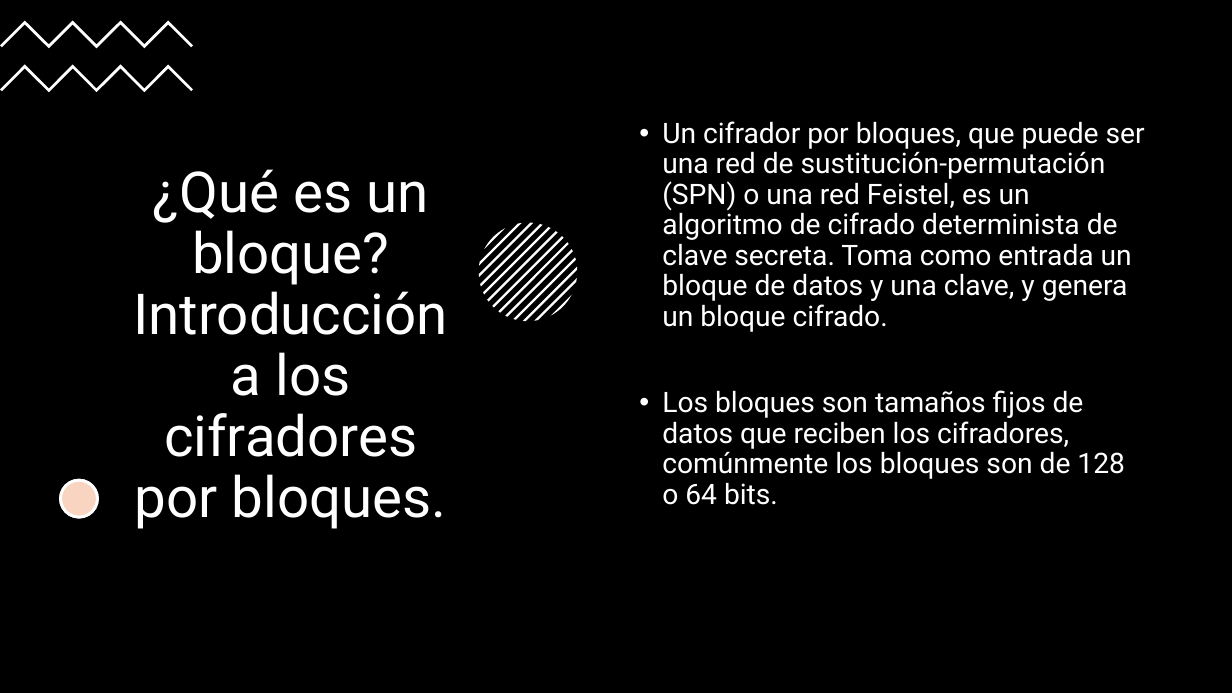
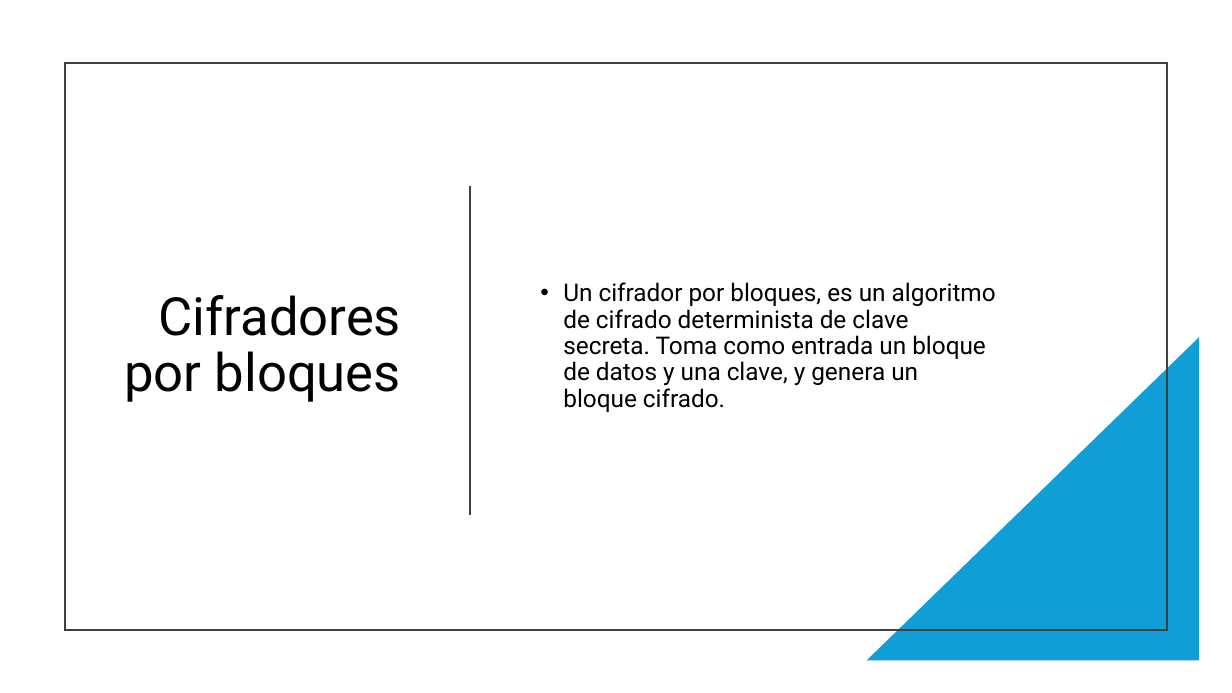
Before and after one commit to AlexPs06/CienciaViva2025-ICAP, a slide deck: slide 27 of Cifrado-Imagenes.pptx (slide 16 before the commit). Drawn at 1232x693 pixels with LibreOffice and Linux fonts; fonts in the diff are those of the drawing. Boxes give left, top, right and bottom in pixels: in the first picture for what was removed or moved away, otherwise in the second. Text is boxed around its words. In the diff, an @@ line names an element or a change of style, - is before the commit and + after.

```diff
--- a/Cifrado-Imagenes.pptx
+++ b/Cifrado-Imagenes.pptx
@@ freeform shape removed at bbox=[0, 20, 193, 48] @@
@@ freeform shape removed at bbox=[0, 65, 193, 92] @@
@@ rectangle: place and size @@
-rectangle at bbox=[0, 0, 1232, 693]
+rectangle at bbox=[65, 63, 1167, 629]
@@ rectangle at bbox=[65, 63, 1167, 629]: fill #000000 to none; outline none to #404040 1.5 pt @@
@@ text "Un cifrador por bloques, es ..." at bbox=[563, 282, 996, 412]: vertical alignment top to middle @@
@@ line added from (470, 188) to (470, 515), #404040 1.5 pt @@
@@ title at bbox=[124, 295, 401, 402]: text changed; size 44 to 41 pt; text colour #FFFFFF to #000000 @@
-¿Qué es un bloque? Introducción a los cifradores por bloques.
+Cifradores por bloques
@@ group removed at bbox=[479, 223, 578, 322]: 13 freeform shapes @@
@@ text at bbox=[563, 282, 996, 412]: text changed; size 22 to 19 pt; text colour #FFFFFF to #000000 @@
-• Un cifrador por bloques, que puede ser una red de sustitución-permutación (SPN) o una red Feistel, es un algoritmo de cifrado determinista de clave secreta. Toma como entrada un bloque de datos y una clave, y genera un bloque cifrado.
-• Los bloques son tamaños fijos de datos que reciben los cifradores, comúnmente los bloques son de 128 o 64 bits.
+• Un cifrador por bloques, es un algoritmo de cifrado determinista de clave secreta. Toma como entrada un bloque de datos y una clave, y genera un bloque cifrado.
@@ right triangle added at bbox=[867, 337, 1200, 661], fill #0F9ED5 @@
@@ ellipse removed at bbox=[61, 481, 98, 518] @@
@@ ellipse removed at bbox=[61, 481, 98, 518] @@
```
Also in this commit, not shown: 15 other slides changed, 20 slides added, 2 slides removed, 4 other files.
